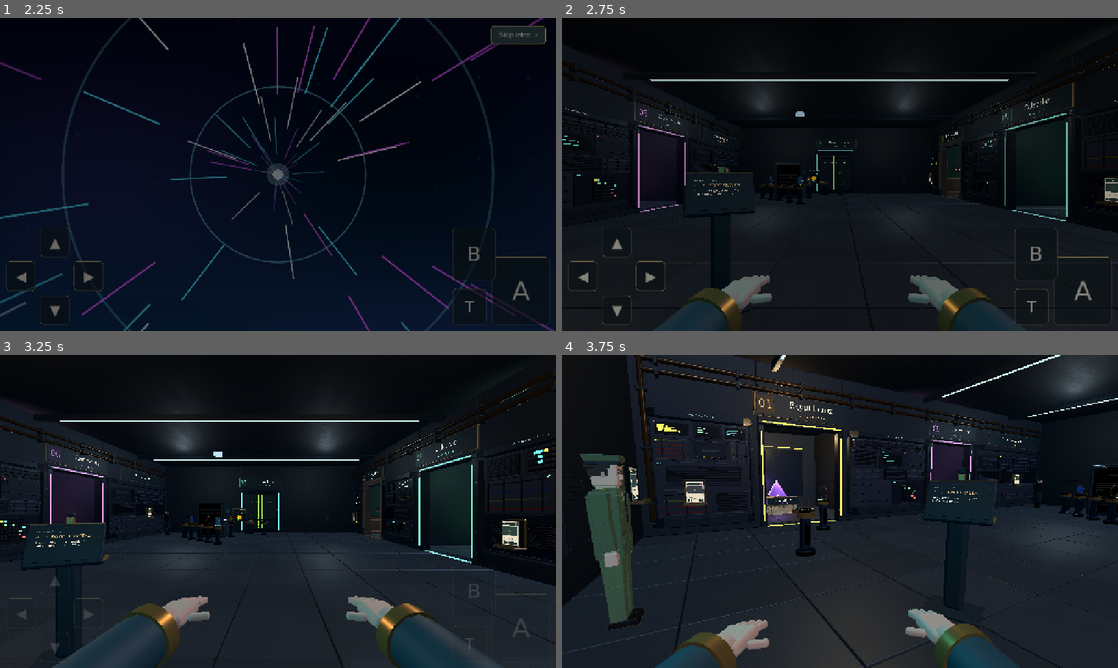
Above: before the commit, frames 1-4 (two rows, left to right).
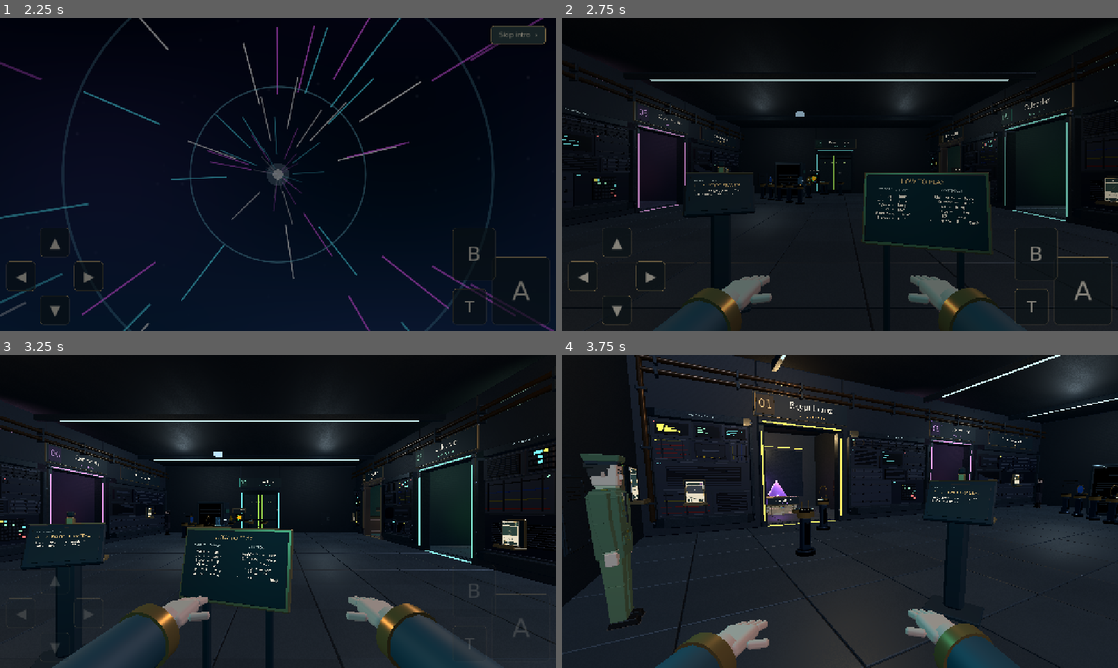
Above: after the commit, the same moments.

Repository: amberwhitehead/pass-the-game
Game: Godot game, scene res://scenes/title/title.tscn
Same seed, same stepped clock (60 frames per second), same inputs: the game is played once before the commit and once after it.
Inputs (mouse positions are in pixels of both pictures, inside the frame that each line leads up to):
- Up to frame 1 (2.25 s): click "New game" at 0.5 s; click "Skip intro ›" at 1.25 s; click "Skip intro ›" at 2 s
- Up to frame 2 (2.75 s): no input
- Up to frame 3 (3.25 s): tap Enter (ui_accept) at 2.75 s; move the mouse to (400, 495) at 2.77 s; hold D (strafe_right) from 2.78 s (still down); hold Space (jump) from 2.78 s (still down); click (400, 495) at 2.92 s
- Up to frame 4 (3.75 s): move the mouse to (812, 511) at 3.52 s; release D (strafe_right) at 3.53 s; release Space (jump) at 3.53 s; hold W (move_up) from 3.53 s (still down); tap E (interact) at 3.6 s; click (812, 511) at 3.67 s

Frame 1 is identical in both runs. In frame 2, 1.1% of the frame differs, in the area x 54-78%, y 49-79%; in frame 3, 1.6%, in the area x 32-53%, y 54-100%; in frame 4, nothing differs.

Commit message:
A 'How to play' placard in front of the entrance; the click card keeps only its title
The controls (keyboard & mouse, and controller) now stand on a brass-edged
placard just ahead of where the player comes in, beside the objective
console; keyboard keys follow Controls, pad symbols follow the pad. The
'Click to look around' card no longer lists them.

Co-Authored-By: Claude Opus 5.5 <noreply@anthropic.com>

Diff:
--- /dev/null
+++ b/godot/scenes/escape/controls_placard.gd
@@ -0,0 +1,93 @@
+extends Node3D
+## A brass-edged placard on a stand, in front of where the player first comes into the
+## hall, listing the controls: keyboard and mouse on the left, the controller on the right.
+## Keyboard keys come from KeyBindings, so a key changed in Controls shows up here after
+## the pause menu closes. The front faces local +Z; the floor is y = 0.
+
+const Geometry := preload("res://scenes/escape/hub_geometry.gd")
+const Sign := preload("res://ui/world_sign.gd")
+const KeyBindings := preload("res://autoload/key_bindings.gd")
+const PadLabels := preload("res://autoload/pad_labels.gd")
+
+const BOARD_AT := Vector3(0, 1.3, .06)
+const BOARD_SIZE := Vector2(.95, .58)
+
+var keyboard: Label3D
+var controller: Label3D
+
+
+func _init() -> void:
+	name = "ControlsPlacard"
+
+
+func _ready() -> void:
+	_build()
+	refresh()
+	PauseMenu.closed.connect(refresh)  # Keys may have been changed in Controls.
+	Input.joy_connection_changed.connect(func(_d: int, _c: bool): refresh())
+
+
+func refresh() -> void:
+	keyboard.text = "\n".join(keyboard_lines())
+	controller.text = "\n".join(controller_lines())
+
+
+static func keyboard_lines() -> PackedStringArray:
+	var k := func(action: String) -> String: return KeyBindings.label(action)
+	return PackedStringArray([
+		"Mouse  —  look",
+		"%s %s %s %s  —  move" % [k.call("move_up"), k.call("strafe_left"), k.call("move_down"), k.call("strafe_right")],
+		"%s  —  jump" % k.call("jump"),
+		"Click  —  use",
+		"Right-click  —  take",
+		"%s  —  menu" % k.call("back"),
+	])
+
+
+static func controller_lines() -> PackedStringArray:
+	var a := PadLabels.face(JOY_BUTTON_A)
+	return PackedStringArray([
+		"Right stick  —  look",
+		"Left stick  —  move",
+		"R1  —  jump",
+		"L1 or %s  —  use" % a,
+		"L2  —  take",
+		"%s  —  menu,  %s  —  back" % [PadLabels.face(JOY_BUTTON_Y), PadLabels.face(JOY_BUTTON_B)],
+	])
+
+
+func _build() -> void:
+	var body := Geometry.material(Color("16262b"), .3)
+	var brass := Geometry.material(Color("b8955a"), .75)
+	var face := Geometry.material(Color("0d1c1f"), 0.0, .25)
+	Geometry.box(self, Vector3(0, .03, 0), Vector3(.5, .06, .36), body)
+	Geometry.box(self, Vector3(-.3, .62, -.02), Vector3(.06, 1.12, .06), body, true)
+	Geometry.box(self, Vector3(.3, .62, -.02), Vector3(.06, 1.12, .06), body, true)
+	var board := Node3D.new()
+	board.position = BOARD_AT
+	board.rotation.x = -.18  # Leaning back a little toward someone standing in front.
+	add_child(board)
+	Geometry.box(board, Vector3(0, 0, -.03), Vector3(BOARD_SIZE.x + .06, BOARD_SIZE.y + .06, .05), brass)
+	Geometry.box(board, Vector3(0, 0, 0), Vector3(BOARD_SIZE.x, BOARD_SIZE.y, .02), face)
+	var top := BOARD_SIZE.y * .5
+	var title := Label3D.new()
+	Sign.style(title, .05, Sign.GOLD)
+	title.text = "HOW TO PLAY"
+	title.position = Vector3(0, top - .06, .012)
+	board.add_child(title)
+	for column in [-1.0, 1.0]:
+		var heading := Label3D.new()
+		Sign.style(heading, .026, Sign.MUTED)
+		heading.text = "KEYBOARD  &  MOUSE" if column < 0 else "CONTROLLER"
+		heading.position = Vector3(column * BOARD_SIZE.x * .25, top - .13, .012)
+		board.add_child(heading)
+		var lines := Label3D.new()
+		Sign.style(lines, .03, Sign.PAPER)
+		lines.vertical_alignment = VERTICAL_ALIGNMENT_TOP
+		lines.line_spacing = 4.0
+		lines.position = Vector3(column * BOARD_SIZE.x * .25, top - .17, .012)
+		board.add_child(lines)
+		if column < 0:
+			keyboard = lines
+		else:
+			controller = lines
--- a/godot/scenes/room/mouse_capture.gd
+++ b/godot/scenes/room/mouse_capture.gd
@@ -138,8 +138,10 @@
 	var title := Style.label("Click to look around", 22, Style.PAPER, true)
 	title.horizontal_alignment = HORIZONTAL_ALIGNMENT_CENTER
 	column.add_child(title)
+	# The controls are on the placard by the entrance (controls_placard.gd), not here.
 	_hint = Style.label(_hint_text(), 14, Style.MUTED)
 	_hint.horizontal_alignment = HORIZONTAL_ALIGNMENT_CENTER
+	_hint.visible = false
 	column.add_child(_hint)
 	_card.visible = false
 	add_child(_card)
--- a/godot/scenes/room/room.gd
+++ b/godot/scenes/room/room.gd
@@ -15,6 +15,7 @@
 const Revisits := preload("res://scenes/escape/revisits.gd")
 const HallResume := preload("res://scenes/escape/hall_resume.gd")
 const ObjectiveConsole := preload("res://scenes/escape/objective_console.gd")
+const ControlsPlacard := preload("res://scenes/escape/controls_placard.gd")
 
 @onready var _player: Player = $Player
 var inventory: Node
@@ -58,6 +59,7 @@
 	add_child(optics)
 	_create_rewards()
 	_create_objective_console()
+	_create_controls_placard()
 	# Changes in the hall after other rooms are won; see docs/INTERCONNECTION.md.
 	revisits = Revisits.new()
 	add_child(revisits)
@@ -143,6 +145,15 @@
 	add_child(objective_console)
 
 
+## Straight ahead of where the player comes in, a little to the right of the walk-in
+## path, facing them: the controls, readable from the first spot.
+func _create_controls_placard() -> void:
+	var placard := ControlsPlacard.new()
+	placard.position = Vector3(-7.4, 0, 1.1)
+	placard.rotation.y = atan2(-2.1, -0.7)  # Its face points back at the entrance spot.
+	add_child(placard)
+
+
 func _objective_place(place: String) -> Variant:
 	match place:
 		"egypt":
Not shown, added: godot/scenes/escape/controls_placard.gd.uid
